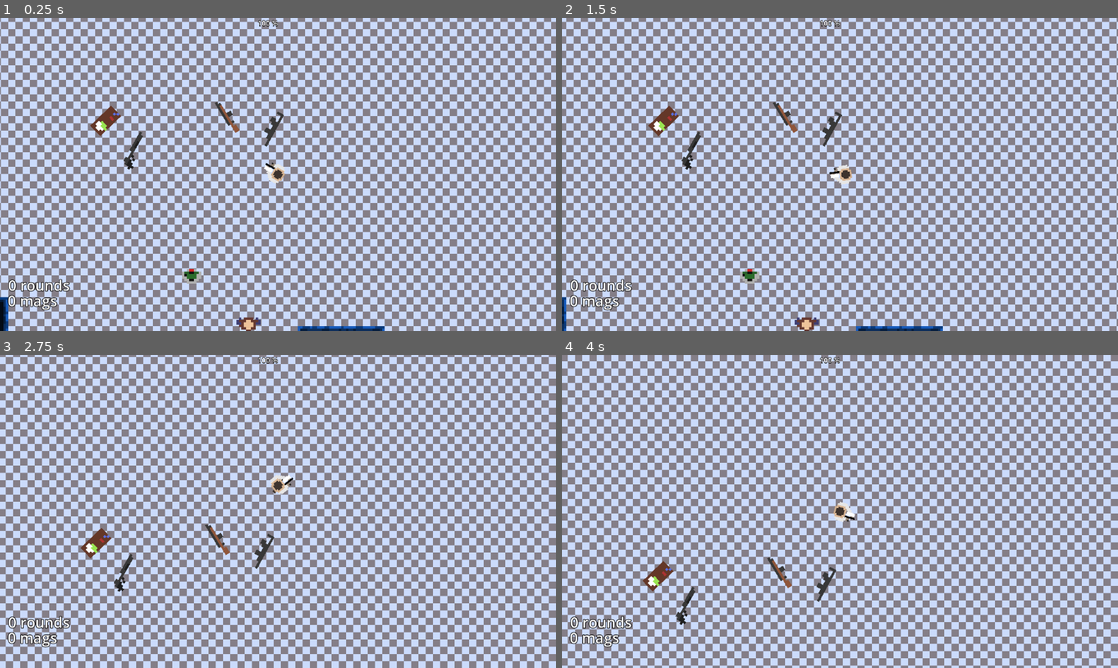
Above: before the commit, frames 1-4 (two rows, left to right).
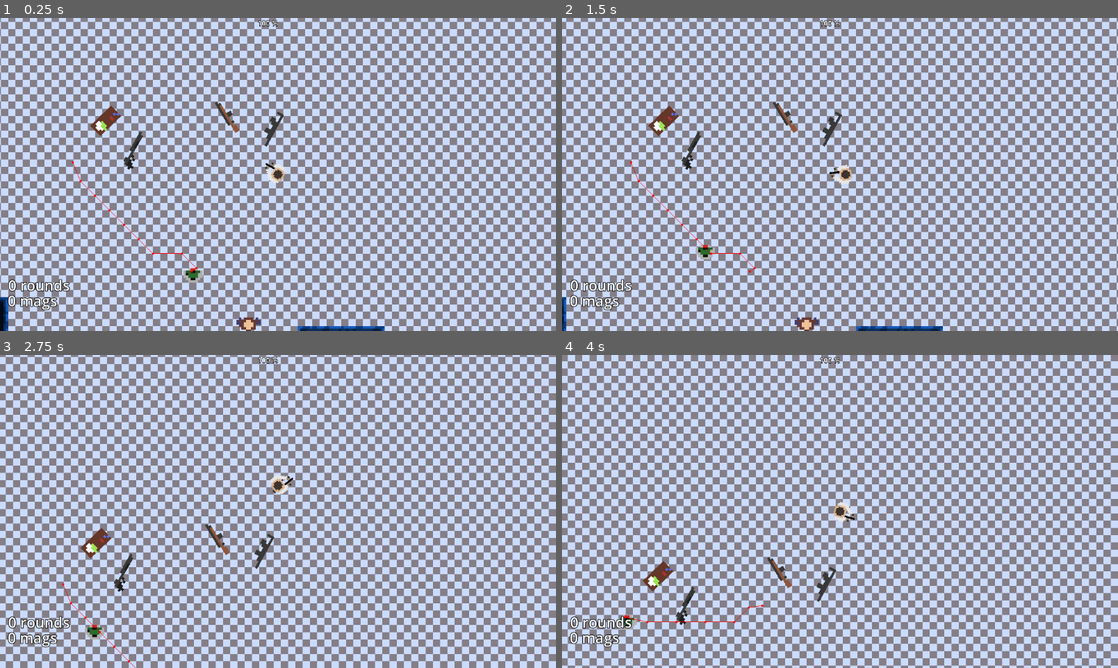
Above: after the commit, the same moments.

Repository: simplyuyu5/morimiya-like
Game: Godot game, scene res://scenes/test_scene.tscn
The game is run twice, just before and just after one commit, with the same random seed, the same clock (stepped at 60 frames per second) and the same inputs. The project has no main scene, so this scene is started directly.
Inputs (mouse positions are in pixels of both pictures, inside the frame that each line leads up to):
- Up to frame 1 (0.25 s): no input
- Up to frame 2 (1.5 s): move the mouse to (962, 158) at 0.52 s; tap A (a) at 0.6 s; tap D (d) at 0.8, 1.35 s; move the mouse to (728, 190) at 1.27 s
- Up to frame 3 (2.75 s): tap W (moving) at 1.55 s; move the mouse to (333, 442) at 2.02 s; hold W (moving) from 2.03 s (still down); tap P (p) at 2.3 s
- Up to frame 4 (4 s): move the mouse to (812, 574) at 2.77 s; release W (moving) at 2.78 s; tap P (p) at 2.85 s; tap Q (q) at 3.05, 3.6 s; move the mouse to (1006, 558) at 3.52 s; tap R (r) at 3.8 s

The runs differ from the first frame. In frame 1, 0.2% of the frame differs, in the area x 12-49%, y 45-85%; in frame 2, 0.4%, in the area x 12-50%, y 45-85%; in frame 3, 0.2%; in frame 4, 0.2%.
Error in both runs: Invalid access to property or key 'current' on a base object of type 'Node (weapons.gd)'. (res://scripts/character_body_2d.gd:112)

Commit message:
0.18
"coward" npc now can wander - they just pick random point in zone of 200 meters(?) from them and go there. After reaching point then can either stay her, waiting, or pick new goal. :D

also npc starting to move backwards after death bug was fixed

Diff:
--- a/scenes/npc/coward.tscn
+++ b/scenes/npc/coward.tscn
@@ -1,7 +1,7 @@
 [gd_scene load_steps=14 format=3 uid="uid://dy50sx76ijfi4"]
 
-[ext_resource type="Script" uid="uid://c2me1tlf88evi" path="res://scenes/runner_body.gd" id="1_jdofe"]
-[ext_resource type="Script" uid="uid://b6f3f5njnsnx6" path="res://scenes/runner.gd" id="2_2ayc0"]
+[ext_resource type="Script" uid="uid://c2me1tlf88evi" path="res://scripts/coward.gd" id="1_jdofe"]
+[ext_resource type="Script" uid="uid://b6f3f5njnsnx6" path="res://scripts/runner.gd" id="2_2ayc0"]
 [ext_resource type="Texture2D" uid="uid://dobf1uhek57hj" path="res://images/living/corpses/dead-01.png" id="3_w41f0"]
 [ext_resource type="Texture2D" uid="uid://3v45xq2out8" path="res://images/living/corpses/dead-02.png" id="3_wfnhi"]
 [ext_resource type="Texture2D" uid="uid://5r3jknl314v6" path="res://images/living/npc-02.png" id="4_gm86a"]
@@ -58,7 +58,6 @@
 [node name="coward" type="CharacterBody2D"]
 scale = Vector2(5, 5)
 script = ExtResource("1_jdofe")
-state = 2
 
 [node name="NavigationAgent2D" type="NavigationAgent2D" parent="."]
 path_desired_distance = 3.0
@@ -99,7 +98,18 @@
 metadata/_edit_lock_ = true
 
 [node name="Timer" type="Timer" parent="."]
-wait_time = 0.4
+process_callback = 0
+wait_time = 0.1
 autostart = true
 
+[node name="wander" type="Node2D" parent="."]
+top_level = true
+position = Vector2(-182, 325)
+
+[node name="idle" type="Control" parent="."]
+layout_mode = 3
+anchors_preset = 0
+offset_right = 40.0
+offset_bottom = 40.0
+
 [connection signal="timeout" from="Timer" to="." method="_on_timer_timeout"]
--- a/scenes/npc/runner.tscn
+++ b/scenes/npc/runner.tscn
@@ -1,6 +1,6 @@
 [gd_scene load_steps=7 format=3 uid="uid://dpmxu45hbr6wn"]
 
-[ext_resource type="Script" uid="uid://b6f3f5njnsnx6" path="res://scenes/runner.gd" id="2_a6sfn"]
+[ext_resource type="Script" uid="uid://b6f3f5njnsnx6" path="res://scripts/runner.gd" id="2_a6sfn"]
 [ext_resource type="Texture2D" uid="uid://5r3jknl314v6" path="res://images/living/npc-02.png" id="3_ouwii"]
 [ext_resource type="Texture2D" uid="uid://3v45xq2out8" path="res://images/living/corpses/dead-02.png" id="4_1ty2h"]
 
--- a/scenes/player.tscn
+++ b/scenes/player.tscn
@@ -130,12 +130,14 @@
 metadata/_edit_lock_ = true
 
 [node name="line" type="ColorRect" parent="ray_long"]
+visible = false
 offset_left = 2.0
 offset_top = -1.0
 offset_right = 7.0
 metadata/_edit_lock_ = true
 
 [node name="line2" type="ColorRect" parent="ray_long"]
+visible = false
 offset_left = 2.0
 offset_top = -0.5
 offset_right = 7.0
--- a/scenes/store.tscn
+++ b/scenes/store.tscn
@@ -1,6 +1,6 @@
 [gd_scene load_steps=5 format=3 uid="uid://bjc3oepe17a24"]
 
-[ext_resource type="Script" uid="uid://d0qgfvvijomj8" path="res://scenes/store.gd" id="1_jmp1n"]
+[ext_resource type="Script" uid="uid://d0qgfvvijomj8" path="res://scripts/store.gd" id="1_jmp1n"]
 [ext_resource type="StyleBox" uid="uid://ckr0q3ajn27kr" path="res://style_temp.tres" id="2_atuvt"]
 [ext_resource type="Texture2D" uid="uid://dq47xwlg3pwa4" path="res://images/weapons_portraits/ar_shop.png" id="3_codmc"]
 
--- a/scenes/test_scene.tscn
+++ b/scenes/test_scene.tscn
@@ -7,7 +7,6 @@
 [ext_resource type="PackedScene" uid="uid://dy50sx76ijfi4" path="res://scenes/npc/coward.tscn" id="7_s36qc"]
 [ext_resource type="PackedScene" uid="uid://dpmxu45hbr6wn" path="res://scenes/npc/runner.tscn" id="8_h3xc6"]
 [ext_resource type="PackedScene" uid="uid://d1ofcoh2hnwxh" path="res://scenes/pickups/m14.tscn" id="8_rnaij"]
-[ext_resource type="Script" uid="uid://clymhc0r4g4qm" path="res://scenes/node.gd" id="9_6qxox"]
 [ext_resource type="PackedScene" uid="uid://cp2vtqlgwslfu" path="res://scenes/pickups/m500.tscn" id="9_h3xc6"]
 [ext_resource type="PackedScene" uid="uid://bkraxu835heum" path="res://scenes/desk.tscn" id="9_s36qc"]
 
@@ -39,7 +38,6 @@
 collision_mask = 3
 
 [node name="npc_manager" type="Node" parent="."]
-script = ExtResource("9_6qxox")
 
 [node name="runner" parent="npc_manager" instance=ExtResource("8_h3xc6")]
 position = Vector2(-566.9999, 214.00005)
--- a/scripts/character_body_2d.gd
+++ b/scripts/character_body_2d.gd
@@ -4,7 +4,7 @@
 @onready var weapon = $weapons
 @onready var ray_pick = $pickup_ray
 @onready var body = $Mc
-@onready var time = $Timer
+#@onready var time = $Timer
 
 @onready var pew = $ray_long/pew
 @onready var store = $store
--- /dev/null
+++ b/scripts/coward.gd
@@ -0,0 +1,67 @@
+extends CharacterBody2D
+@onready var agent = $NavigationAgent2D
+var goal= null
+@onready var help = $Area2D
+@onready var my_time = $Timer
+@onready var wander_goal = $wander
+@onready var idle_goal = $idle
+@export var state = states_coward.WANDER
+
+enum states_coward {
+	PANIC,
+	CALM,
+	WANDER,
+	HERO
+}
+
+var speed = 100
+
+func _ready() -> void:
+
+	goal = idle_goal
+	#my_time.start()
+	agent.target_position = goal.global_position
+
+func _process(_delta: float) -> void:
+
+	var nav_point_dir = to_local(agent.get_next_path_position()).normalized()
+	velocity = nav_point_dir * (help.hp)
+
+
+
+	move_and_slide()
+
+
+	#walk()
+
+
+func walk():
+	pass
+
+func states():
+#idea :D:
+	#print(state)
+# have Goal node, in WANDER state put it somewhere randomly instead of picking goal as some coordinate.!!!!
+	if state == states_coward.CALM:
+		await get_tree().create_timer(randi_range(1,5)).timeout
+		state = states_coward.WANDER
+	if state == states_coward.WANDER:
+		var i = randi_range(0,1)
+		if i == 1:
+			wander_goal.position = Vector2i(randi_range(-200,200),randi_range(-200,200))
+			goal = wander_goal
+		else:
+			state = states_coward.CALM
+
+
+
+
+
+func _on_timer_timeout():
+	if agent.target_position != goal.global_position:
+		agent.target_position = goal.global_position
+
+	if agent.distance_to_target() <= 10:
+		states()
+	#states()
+	my_time.start()
--- /dev/null
+++ b/scripts/runner.gd
@@ -0,0 +1,24 @@
+extends Area2D
+
+var is_dead :bool = false
+@onready var dead = $dead
+@onready var alive = $alive
+#@onready var agent = $NavigationAgent2D
+var hp = 100
+
+@export var goal :Node = null
+
+func _physics_process(_delta: float) -> void:
+
+	if hp <= 1:
+		hp = 0
+
+	if hp == 0 and is_dead == false:
+		is_dead = true
+		die()
+
+func die():
+	dead.rotate(randf_range(0,360))
+	dead.show()
+	$CollisionShape2D2.disabled = true
+	alive.queue_free()
--- /dev/null
+++ b/scripts/store.gd
@@ -0,0 +1,28 @@
+extends Node
+@onready var parent = get_parent()
+
+var open :bool = false
+
+
+func init():
+	if Input.is_action_just_pressed("p") and open == false:
+		open = true
+		Input.mouse_mode =Input.MOUSE_MODE_VISIBLE
+		$Panel.show()
+	#elif Input.is_action_just_pressed("p") and open == true:
+		#open = false
+		#$Panel.hide()
+
+
+func _on_button_pressed() -> void:
+		open = false
+		$Panel.hide()
+
+
+func _on_sub_button_pressed() -> void:
+		$Panel/skills_shop.hide()
+		$Panel/weapons_shop.hide()
+
+
+func _on_item_list_item_gun_shop_selected(index: int) -> void:
+	pass # Replace with function body.
Not shown: 1 places in scenes/test_scene.tscn that only renumber resources
Not shown, added: scripts/coward.gd.uid
Not shown, added: scripts/runner.gd.uid
Not shown, added: scripts/store.gd.uid
